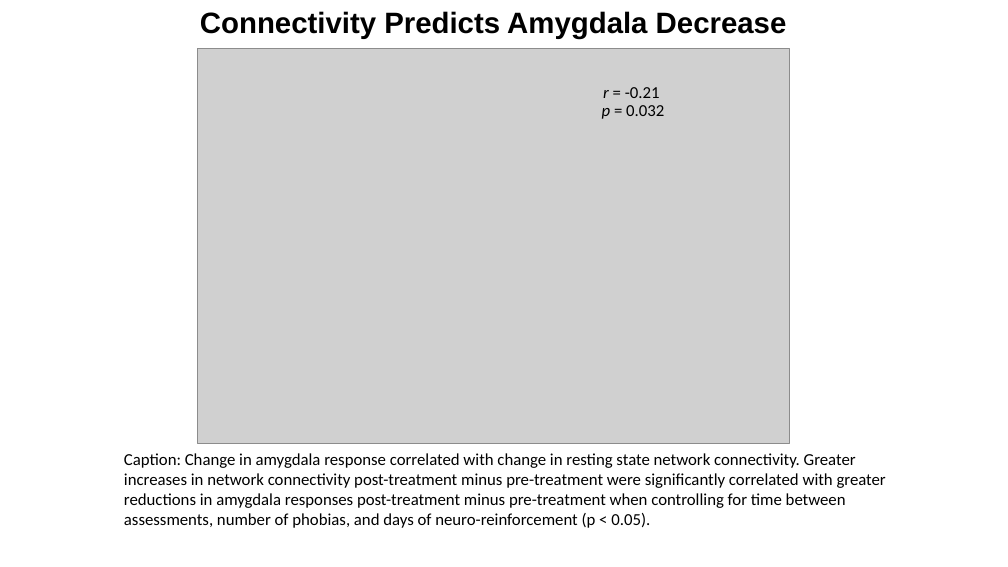
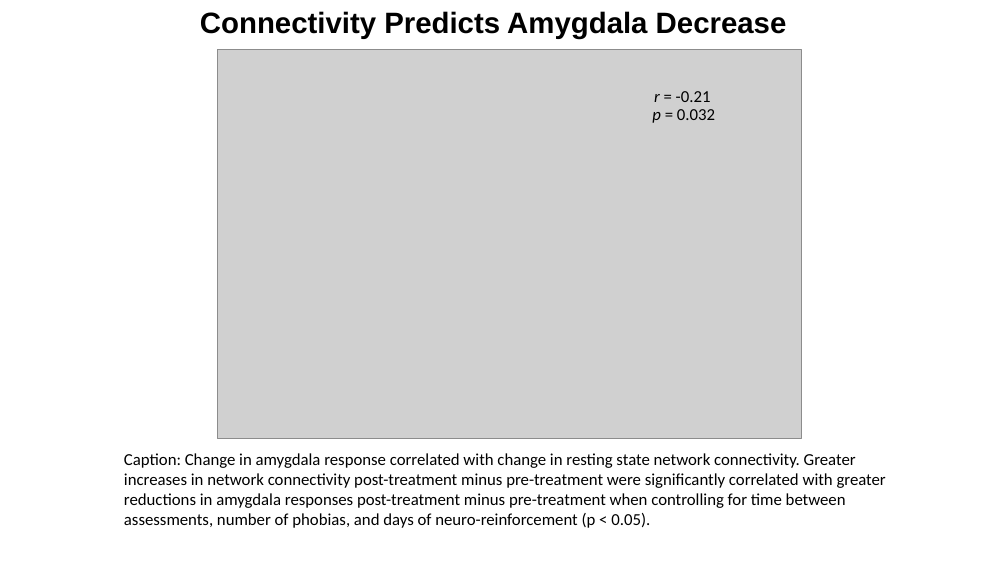
Before and after one commit to fsleyes/restingstate, a slide deck: slide 3 of restingstate_figures.pptx. Drawn at 1008x567 pixels with LibreOffice and Linux fonts; fonts in the diff are those of the drawing; grey boxes stand for pictures. Boxes give left, top, right and bottom in pixels: in the first picture for what was removed or moved away, otherwise in the second. Text is boxed around its words. In the diff, an @@ line names an element or a change of style, - is before the commit and + after.

```diff
--- a/restingstate_figures.pptx
+++ b/restingstate_figures.pptx
@@ picture: place and size @@
-picture at (197, 48, 789, 443)
+picture at (217, 50, 801, 439)
@@ text "r = -0.21": place and size @@
-text "r = -0.21" at (603, 87, 660, 98)
+text "r = -0.21" at (654, 91, 711, 102)
@@ text "p = 0.032": place and size @@
-text "p = 0.032" at (602, 105, 664, 119)
+text "p = 0.032" at (652, 109, 715, 123)
```
Also in this commit, not shown: 2 other files.
